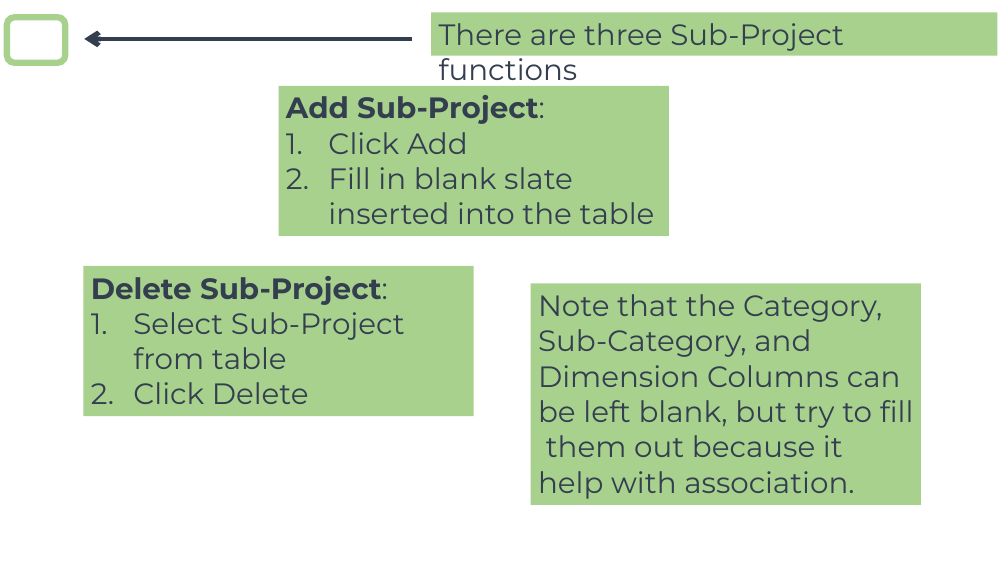
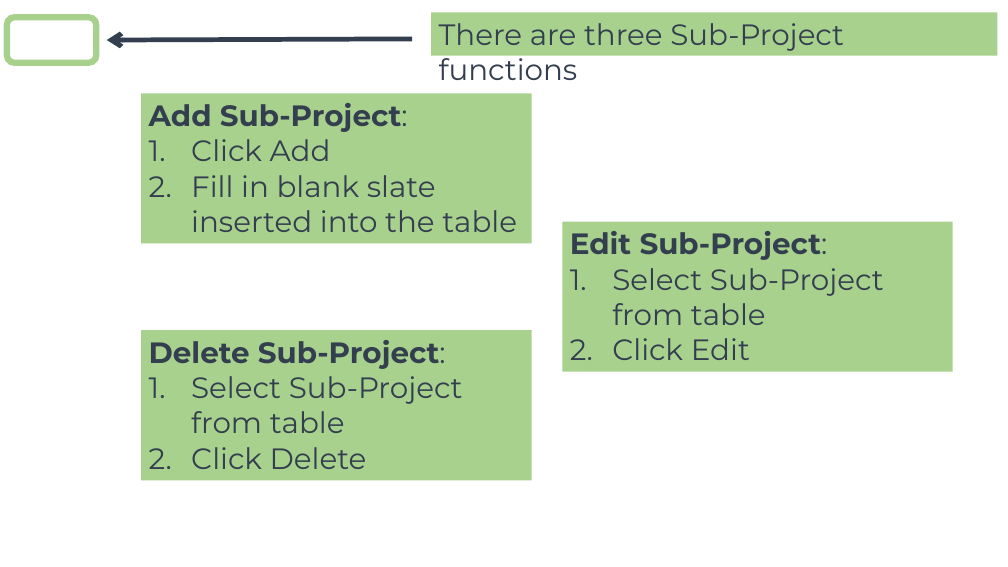
Before and after one commit to joshuawootonn/time-track, a slide deck: slide 12 of Instructions/Admin Presentation.pptx (slide 13 before the commit). Drawn at 1008x567 pixels with LibreOffice and Linux fonts; fonts in the diff are those of the drawing; background and template pictures are left out. Boxes give left, top, right and bottom in pixels: in the first picture for what was removed or moved away, otherwise in the second. Text is boxed around its words. In the diff, an @@ line names an element or a change of style, - is before the commit and + after.

```diff
--- a/Instructions/Admin Presentation.pptx
+++ b/Instructions/Admin Presentation.pptx
@@ rounded rectangle resized from (x1=7, y1=17, x2=65, y2=63) to (x1=7, y1=17, x2=96, y2=63) @@
@@ arrow moved from (412, 39) - (84, 39) to (412, 39) - (107, 40) @@
@@ rectangle "Add Sub-Project:" moved from (x1=278, y1=85, x2=668, y2=236) to (x1=141, y1=94, x2=532, y2=244) @@
@@ rectangle added at (x1=563, y1=222, x2=953, y2=372), fill #A9D18E, 28 pt, text #333F50 @@
+Edit Sub-Project:
+1. Select Sub-Project from table
+2. Click Edit
@@ rectangle removed at (x1=531, y1=284, x2=921, y2=505) @@
-Note that the Category, Sub-Category, and Dimension Columns can be left blank, but try to fill them out because it help with association.
@@ rectangle "Delete Sub-Project:" moved from (x1=83, y1=266, x2=473, y2=417) to (x1=141, y1=330, x2=532, y2=481) @@
```
Also in this commit, not shown: 11 other slides changed, 1 slide removed, 7 other files.
